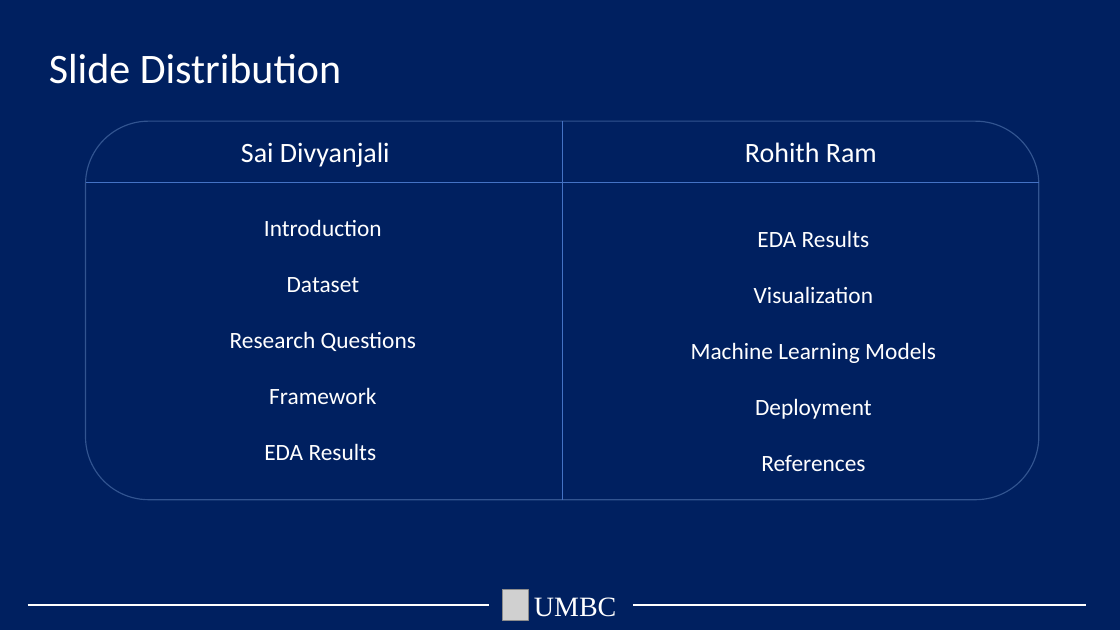
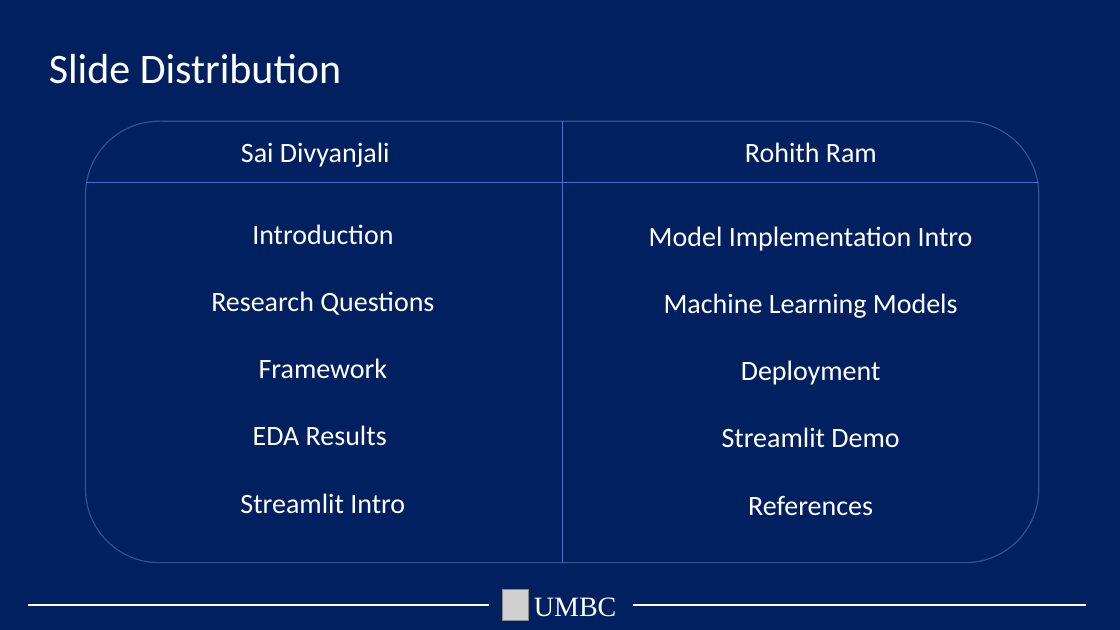
Before and after one commit to DATA-606-SPRING-2022/TEAM_B_data606, a slide deck: slide 2 of Presentations/Final_Presentation.pptx. Drawn at 1120x630 pixels with LibreOffice and Linux fonts; fonts in the diff are those of the drawing; grey boxes stand for pictures. Boxes give left, top, right and bottom in pixels: in the first picture for what was removed or moved away, otherwise in the second. Text is boxed around its words. In the diff, an @@ line names an element or a change of style, - is before the commit and + after.

```diff
--- a/Presentations/Final_Presentation.pptx
+++ b/Presentations/Final_Presentation.pptx
@@ rounded rectangle: place and size @@
-rounded rectangle at <box>86,121,1039,500</box>
+rounded rectangle at <box>86,121,1039,563</box>
@@ line moved from (562, 121) - (562, 500) to (562, 121) - (562, 563) @@
@@ text "Introduction": place and size @@
-text "Introduction" at <box>230,219,416,460</box>
+text "Introduction" at <box>211,224,434,514</box>
@@ text "Model Implementation Intro": place and size @@
-text "Model Implementation Intro" at <box>691,230,936,471</box>
+text "Model Implementation Intro" at <box>649,226,973,516</box>
@@ text at <box>211,224,434,446</box>: size 20 to 24 pt in "Introduction", "Research Questions", "Framework", "EDA Results" @@
@@ text at <box>649,226,973,251</box>: text changed; size 20 to 24 pt @@
-EDA Results
-Visualization
+Model Implementation Intro
@@ text at <box>287,277,360,292</box>: paragraph removed @@
-Dataset
@@ text at <box>664,293,958,516</box>: size 20 to 24 pt in "Machine Learning Models", "Deployment", "References" @@
@@ text at <box>722,427,899,448</box>: paragraph added @@
+Streamlit Demo
@@ text at <box>240,493,405,514</box>: paragraph added @@
+Streamlit Intro
```
